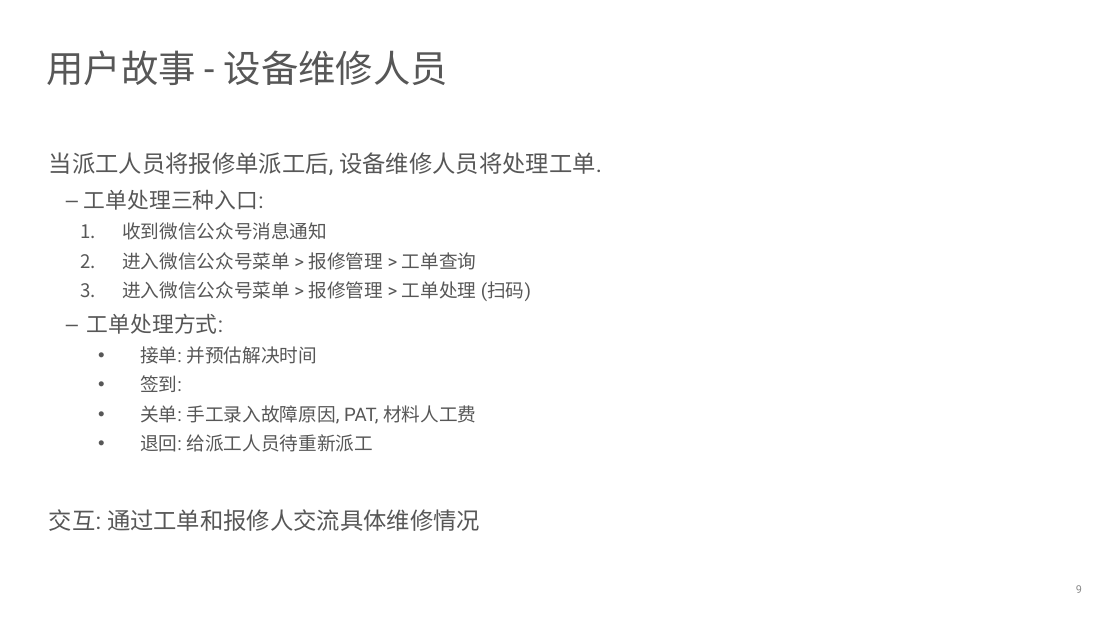
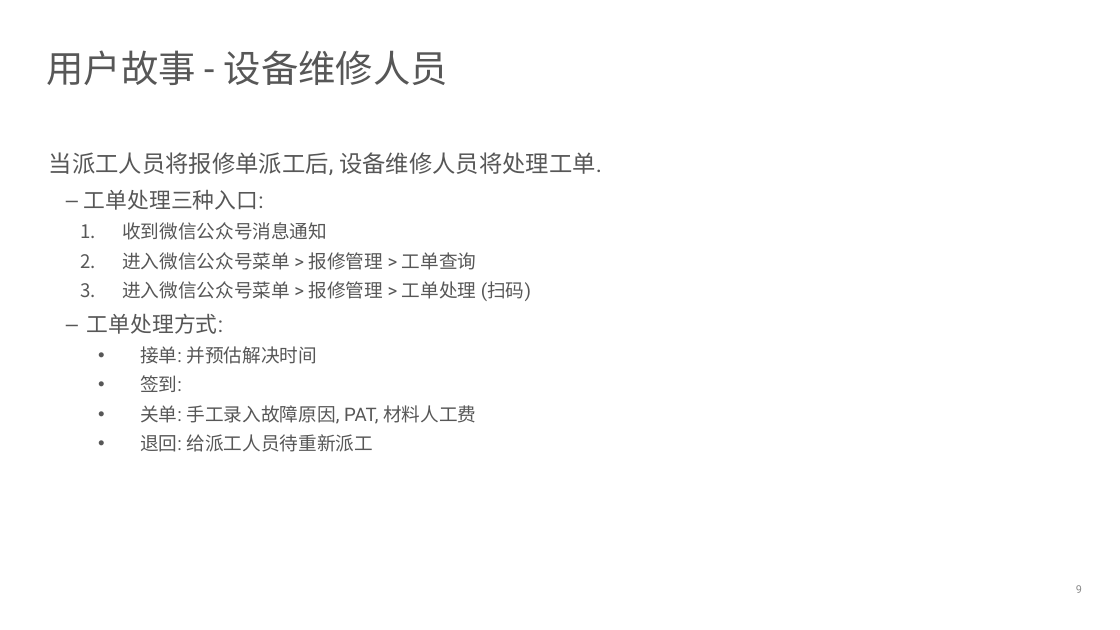
Before and after one commit to devhotmail/APMHome, a slide deck: slide 9 of Document/APM_userstories.pptx. Drawn at 1120x630 pixels with LibreOffice and Linux fonts; fonts in the diff are those of the drawing; background and template pictures are left out. Boxes give left, top, right and bottom in pixels: in the first picture for what was removed or moved away, otherwise in the second. Text is boxed around its words. In the diff, an @@ line names an element or a change of style, - is before the commit and + after.

```diff
--- a/Document/APM_userstories.pptx
+++ b/Document/APM_userstories.pptx
@@ text at (49,509,480,531): paragraph removed @@
-  交互: 通过工单和报修人交流具体维修情况
```
Also in this commit, not shown: 2 other slides changed.
